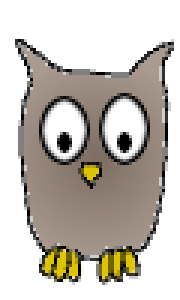
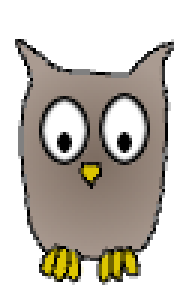
Layered file, before and after one edit (180px x 300px). Changes by layer:
added layer "BEAK" above "DETAIL" over [81, 162, 102, 183]
renamed "Layer" to "DETAIL", painted on it over [18, 42, 168, 282]
renamed "Layer #1" to "BASE", painted on it over [18, 42, 168, 282]
